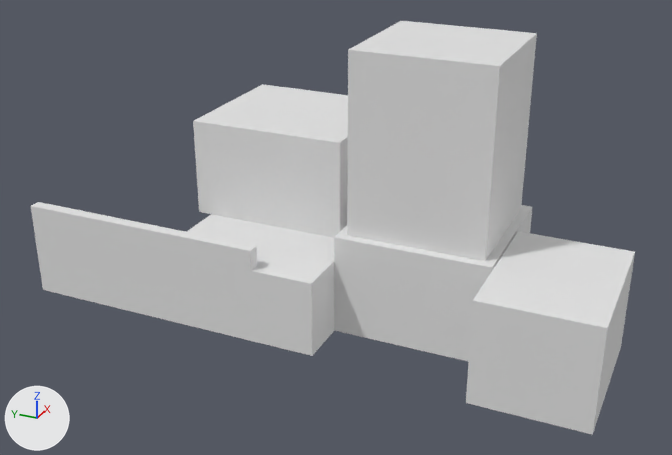
The FBX model SakuraProject/Assets/models/relleno1_st.fbx as it was, and as the next commit left it.
Rendered twice from a 50 mm camera at (-18.16, -7.57, 11.24) aimed at (0.05, 0.62, 2.13). Lighting does not change. The marker at lower left points along +X, +Y and +Z.

Names of what the first picture shows: 'relleno1_st'.
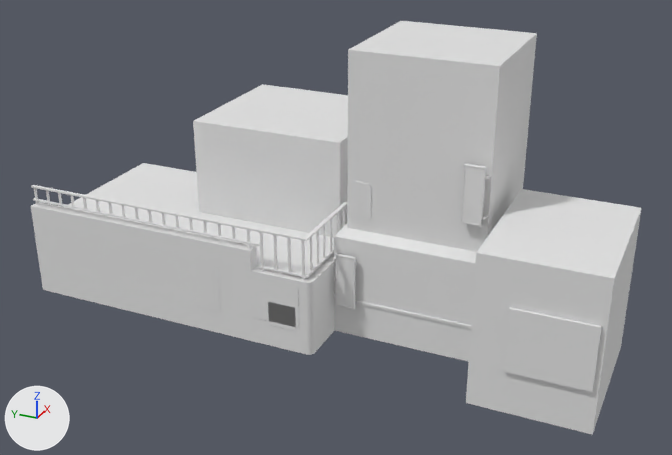
The change, as a list of edits to the scene's bpy script:
```text
Change me_cube_017:
    used by ob_relleno1_st; location = (0.0, 0.0, 0.0)
    remove me_cube_017.from_pydata(...)  # 60 vertices, 50 faces; spans x -2.54..3.65, y -6.03..7.74, z 0.0..6.61
    add me_cube_017.from_pydata(...)  # 1216 vertices, 1049 faces; spans x -2.61..3.65, y -6.03..7.77, z 0.0..6.61
    me_cube_017 part 1: a new loose piece, a box spanning x -2.08..-2.047, y 7.621..7.679, z 2.296..2.788
    me_cube_017 part 2: a new loose piece, a box spanning x -2.08..-2.047, y 1.743..1.802, z 2.289..2.788
    me_cube_017 part 3: a new loose piece, a box spanning x -2.108..-2.042, y 1.477..7.729, z 2.419..2.456
    me_cube_017 part 4: a new loose piece, a box spanning x -2.095..-2.062, y 1.416..1.474, z 1.81..2.788
    me_cube_017 part 5: a new loose piece, a box spanning x -2.095..-2.062, y 1.079..1.138, z 1.896..2.788
    me_cube_017 part 6: a new loose piece, a box spanning x -2.095..-2.062, y 0.743..0.801, z 1.896..2.788
    me_cube_017 part 7: a new loose piece, a box spanning x -2.095..-2.062, y 0.406..0.465, z 1.817..2.788
    me_cube_017 part 8: a new loose piece, a box spanning x -1.825..-1.767, y 0.366..0.399, z 1.896..2.788
    me_cube_017 part 9: a new loose piece, a box spanning x -1.489..-1.43, y 0.366..0.399, z 1.896..2.788
    me_cube_017 part 10: a new loose piece, a box spanning x -1.157..-1.098, y 0.366..0.399, z 1.896..2.788
    me_cube_017 part 11: a new loose piece, a box spanning x -0.786..-0.727, y 0.366..0.399, z 1.896..2.788
    me_cube_017 part 12: a new loose piece, a box spanning x -0.434..-0.375, y 0.366..0.399, z 1.896..2.788
    me_cube_017 part 13: a new loose piece, a box spanning x -2.612..-2.547, y -5.925..-4.197, z 1.016..2.437
    me_cube_017 part 14: 12 vertices moved from x -2.54..2.51, y -6.03..0.19, z 2.41 to x -2.54..2.51, y -6.03..0.19, z 0.87..3.44; 4 vertices removed from x -2.2..2.48, y 0.19..4.09, z 0.0..1.82; 928 vertices added at x -2.21..2.54, y -3.46..7.77, z 0.0..4.56
    me_cube_017 part 15: the surface is now shaded smooth
```

Changed parts and their boxes [x1, y1, x2, y2] in the pictures (672 x 455 px):
'relleno1_st', reshaped: before [31, 21, 635, 435]; after [31, 21, 642, 435]
part 1 of me_cube_017, added: after [34, 188, 39, 205]
part 2 of me_cube_017, added: after [247, 230, 251, 248]
part 3 of me_cube_017, added: after [33, 198, 260, 246]
part 4 of me_cube_017, added: after [260, 232, 264, 271]
part 5 of me_cube_017, added: after [273, 235, 277, 270]
part 6 of me_cube_017, added: after [287, 237, 291, 273]
part 7 of me_cube_017, added: after [301, 240, 305, 280]
part 8 of me_cube_017, added: after [310, 237, 313, 271]
part 9 of me_cube_017, added: after [316, 230, 319, 264]
part 10 of me_cube_017, added: after [323, 225, 325, 258]
part 11 of me_cube_017, added: after [330, 219, 332, 251]
part 12 of me_cube_017, added: after [336, 213, 339, 234]
part 13 of me_cube_017, added: after [504, 307, 602, 392]
part 14 of me_cube_017, built on: before [187, 112, 635, 435]; after [31, 112, 642, 435]
